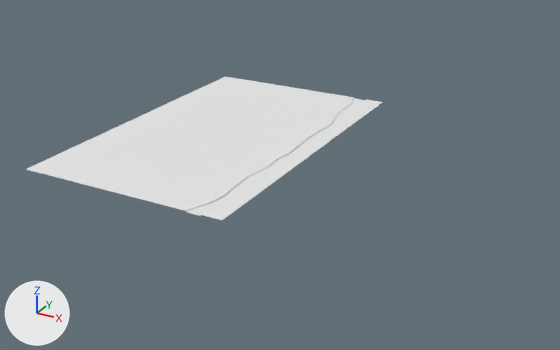
A saved change to the OBJ model Assets/Prefabs/Roads/left-left1.obj.
Rendered twice from a camera (50 mm lens) standing at (164.0, -297.0, 132.0) and looking at (5.0, -8.0, -12.0). Every picture has the same lights, and +X, +Y and +Z are marked at lower left. Where no turn or scale is listed for an object, it has been applied to the vertices.

The older version as bpy lines, for what is in view:
```python
me_plane_plane_001 = bpy.data.meshes.new('Plane_Plane.001')
me_plane_plane_001.from_pydata(...)  # 380 vertices, 333 faces; spans x -80.0..20.0, y -80.0..80.0, z -1.0..0.0
me_plane_plane_001.materials.append(mat_none)  # white #e7e7e7
ob_plane_plane_001 = bpy.data.objects.new('Plane_Plane.001', me_plane_plane_001)
ob_plane_plane_001.location = (0.0, 0.0, 0.0)
```
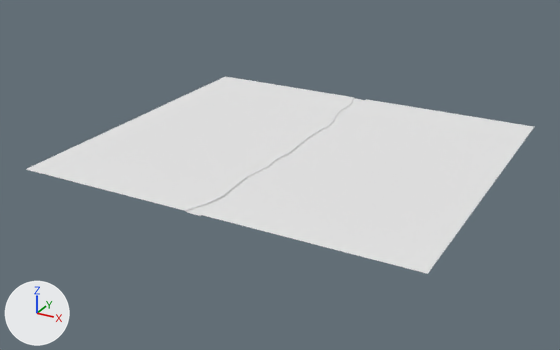
What the commit changed:
me_plane_plane_001 has 380 vertices, 333 faces and spans x -80.0..20.0, y -80.0..80.0, z -1.0..0.0.
me_plane_plane_001 is used by ob_plane_plane_001; location (0.0, 0.0, 0.0).
me_plane_plane_001 part 1: all 38 vertices in x 20.0, y -80.0..80.0, z 0.0 are moved by (80.0, 0.0, 0.0).

Location of each change, [x1, y1, x2, y2] in pixels of the pictures (560 x 350 px; the box of a moved part takes in the faces that stretch with it):
'Plane_Plane.001', reshaped (43% wider, 37% taller)
    before: [26, 76, 382, 220]
    after: [26, 76, 534, 274]
part 1 of me_plane_plane_001, moved or reshaped
    before: [203, 100, 382, 220]
    after: [203, 100, 534, 274]
